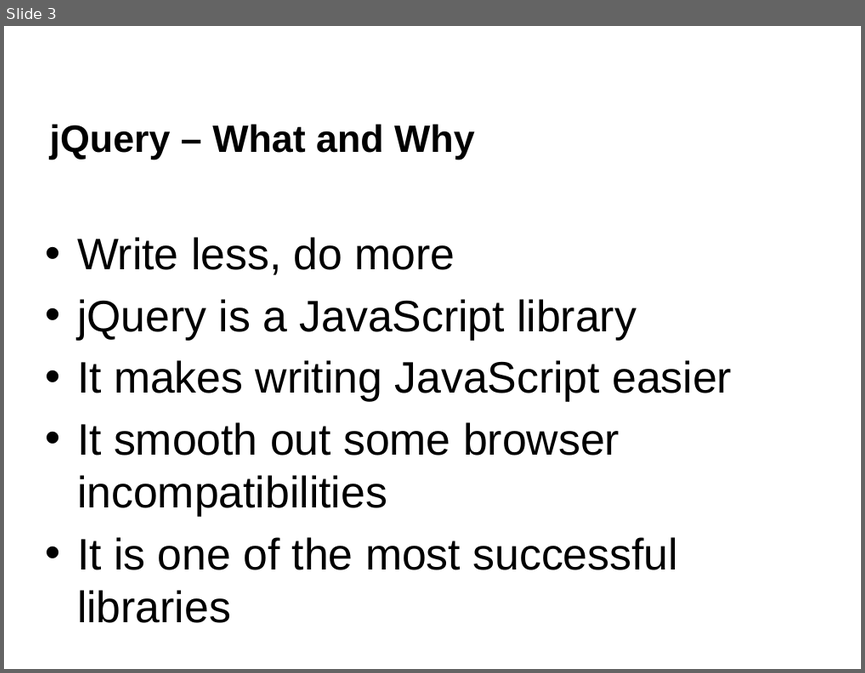
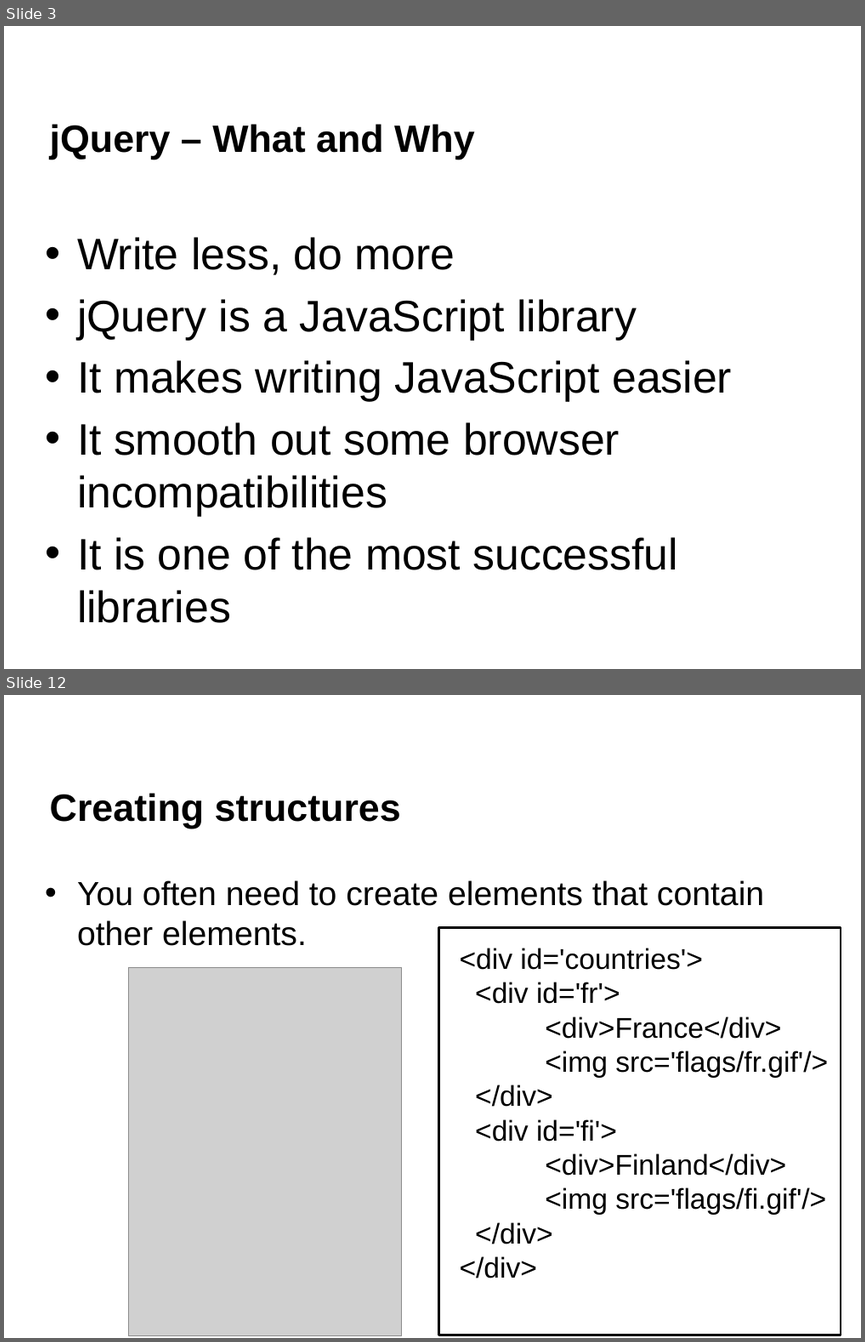
Before and after one commit to napier40000036/jQueryTutorial, a slide deck: jQuery L01 Introduction.pptx. Shown one above the other, each under a label of ours: slide 3 before the commit, slides 3 and 12 after it; the slides between them are not shown. The pictures are 865x673 and 865x1342 pixels, drawn with LibreOffice and Linux fonts; fonts in the diff are those of the drawing; grey boxes stand for pictures; background and template pictures are left out. Boxes give left, top, right and bottom in pixels: in the first picture for what was removed or moved away, otherwise in the second. Text is boxed around its words. In the diff, an @@ line names an element or a change of style, - is before the commit and + after.

```diff
--- a/jQuery L01 Introduction.pptx
+++ b/jQuery L01 Introduction.pptx
@@ slide 12 added at (4,695,861,1338), background #FFFFFF @@
@@ title added at (50,793,401,828), 32 pt, text #000000, bold @@
+Creating structures
@@ text added at (77,880,764,946), 28 pt, text #000000 @@
+• You often need to create elements that contain other elements.
@@ rectangle added at (439,927,841,1334), fill #FFFFFF, outline #000000 2 pt, 24 pt, text #000000 @@
+<div id='countries'>
+<div id='fr'>
+<div>France</div>
+<img src='flags/fr.gif'/>
+</div>
+<div id='fi'>
+<div>Finland</div>
+<img src='flags/fi.gif'/>
+</div>
+</div>
@@ picture added at (129,968,403,1336) @@
```
Also in this commit, not shown: 7 slides changed, 15 other slides added, 3 slides removed, 2 other files.
